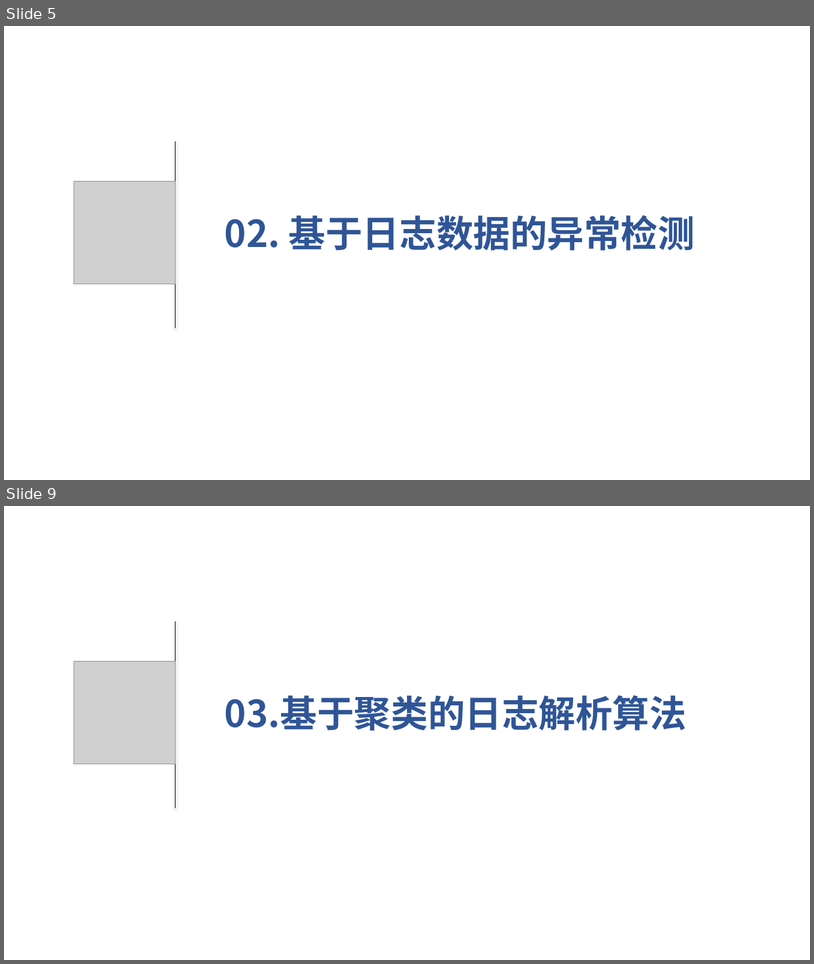
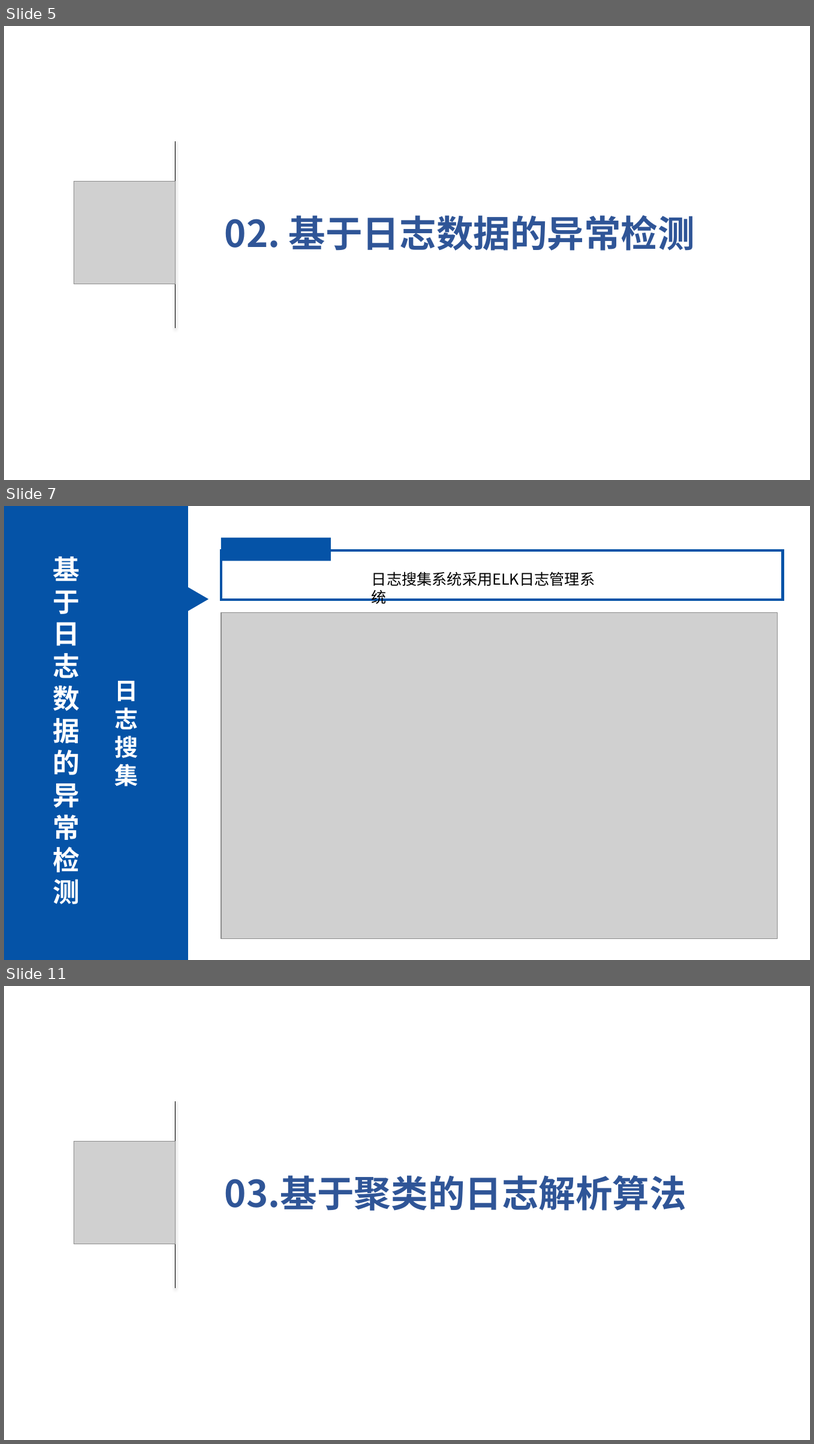
Before and after one commit to huowj/bishe, a slide deck: dabian/毕设.pptx. Shown one above the other, each under a label of ours: slides 5 and 9 before the commit, slides 5, 7 and 11 after it; the slides between them are not shown. The pictures are 814x964 and 814x1444 pixels, drawn with LibreOffice and Linux fonts; fonts in the diff are those of the drawing; grey boxes stand for pictures; background and template pictures are left out. Boxes give left, top, right and bottom in pixels: in the first picture for what was removed or moved away, otherwise in the second. Text is boxed around its words. In the diff, an @@ line names an element or a change of style, - is before the commit and + after.

```diff
--- a/dabian/毕设.pptx
+++ b/dabian/毕设.pptx
@@ slide 7 added at (4, 506, 810, 960), background picture (left out) @@
@@ rectangle added at (4, 506, 188, 960), fill #0553A7 @@
@@ rectangle added at (221, 537, 331, 561), fill #0553A7 @@
@@ text added at (53, 556, 80, 904), 32 pt, text #FFFFFF, bold @@
+基于日志数据的异常检测
@@ rectangle added at (221, 550, 783, 599), outline #0553A7 3 pt @@
@@ text added at (372, 571, 595, 586), 18 pt, text #000000 @@
+日志搜集系统采用ELK日志管理系统
@@ triangle added at (188, 588, 209, 611), fill #0553A7 @@
@@ picture added at (221, 612, 778, 939) @@
@@ text added at (115, 681, 138, 786), 28 pt, text #FFFFFF, bold @@
+日志搜集
@@ what was slide 9 is now slide 11 @@
```
Also in this commit, not shown: 5 slides changed, 2 other slides added, 5 other files.
